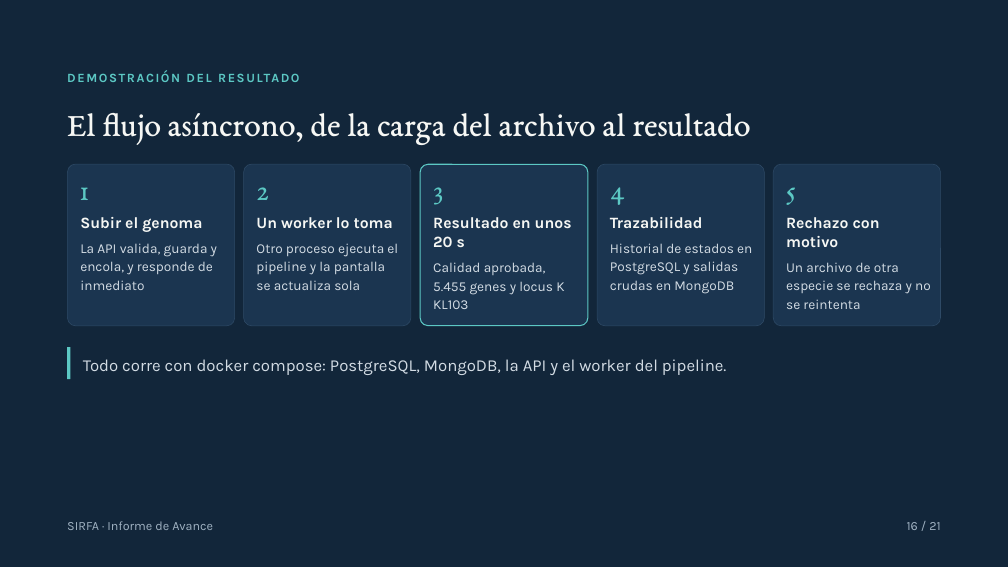
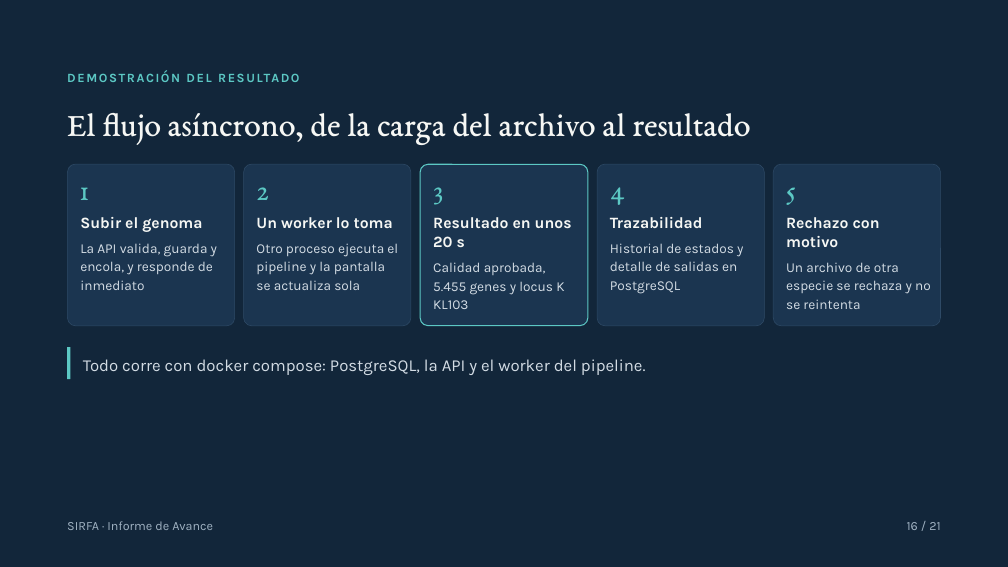
Before and after one commit to johao21/Capstone, a slide deck: slide 16 of Fase 2/Presentacion_SIRFA_Fase2.pptx. Drawn at 1008x567 pixels with LibreOffice and Linux fonts; fonts in the diff are those of the drawing. Boxes give left, top, right and bottom in pixels: in the first picture for what was removed or moved away, otherwise in the second. Text is boxed around its words. In the diff, an @@ line names an element or a change of style, - is before the commit and + after.

Commit message:
Presentaciones y diagramas de arquitectura sin la base documental del diseno original
Presentacion de Fase 1, de Fase 2 y final, y los diagramas de componentes y de despliegue: una sola base de datos (PostgreSQL con JSONB), cuatro servicios.

```diff
--- a/Fase 2/Presentacion_SIRFA_Fase2.pptx
+++ b/Fase 2/Presentacion_SIRFA_Fase2.pptx
@@ text at (610,243,743,294): text changed @@
-Historial de estados en PostgreSQL y salidas crudas en MongoDB
+Historial de estados y detalle de salidas en PostgreSQL
@@ text at (83,359,646,375): text changed @@
-Todo corre con docker compose: PostgreSQL, MongoDB, la API y el worker del pipeline.
+Todo corre con docker compose: PostgreSQL, la API y el worker del pipeline.
```
Also in this commit, not shown: 7 other slides changed, 4 other files.
